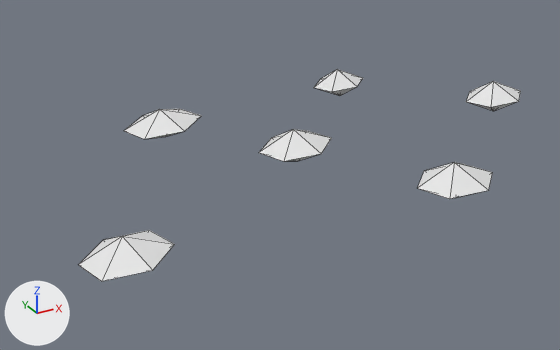
Two versions of the OBJ model assets/meshes/RafflesiaBeast/RafflesiaBeast_Wart_Petal2.obj, one commit apart.
Camera for both pictures: a 50 mm camera at (-6.48, -11.25, 5.04) aimed at (-0.34, -0.08, -0.54). The lights are fixed; the arrows at lower left show +X, +Y and +Z. The older version comes first. Mesh edges are drawn as thin lines. Where no turn or scale is listed for an object, it has been applied to the vertices. Vertices at exactly the same position are counted once.

Names of what the first picture shows: 'RafflesiaBeast_Wart_Petal2'.
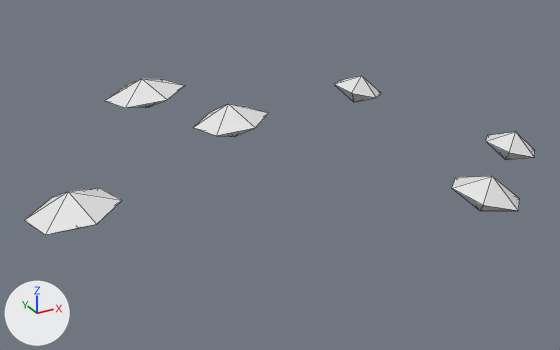
Changed parts and their boxes (x1, y1, x2, y2) in the pictures (560 x 350 px; the box of a moved part takes in the faces that stretch with it):
'RafflesiaBeast_Wart_Petal2', reshaped (15% wider, 25% shorter): before (79, 69, 521, 281); after (24, 76, 534, 235)
part 1 of me_rafflesiabeast_wart_petal2, moved or reshaped: before (79, 230, 175, 281); after (24, 188, 122, 235)
part 2 of me_rafflesiabeast_wart_petal2, moved or reshaped: before (124, 109, 201, 139); after (105, 79, 185, 108)
part 3 of me_rafflesiabeast_wart_petal2, moved or reshaped: before (259, 129, 332, 161); after (194, 104, 268, 137)
part 4 of me_rafflesiabeast_wart_petal2, deleted: before (418, 162, 493, 199)
part 5 of me_rafflesiabeast_wart_petal2, deleted: before (466, 81, 521, 111)
part 6 of me_rafflesiabeast_wart_petal2, reshaped: before (314, 69, 363, 96); after (334, 76, 534, 160)
part 7 of me_rafflesiabeast_wart_petal2, added: after (452, 176, 520, 211)

The edits, one by one:
me_rafflesiabeast_wart_petal2 is used by ob_rafflesiabeast_wart_petal2; location (0.0, 0.0, 0.0).
me_rafflesiabeast_wart_petal2 had 48 vertices, 72 faces and spanned x -4.35..4.35, y -3.7..3.7, z -0.8..0.8.
me_rafflesiabeast_wart_petal2 now has 48 vertices, 72 faces and spans x -4.91..4.91, y -3.75..3.75, z -0.89..0.89.
me_rafflesiabeast_wart_petal2 part 1: the loose piece of 8 vertices spanning x -4.35..-3.03, y -2.27..-0.91, z -0.8..-0.21 is moved by (-0.56, 0.55, 0.61).
me_rafflesiabeast_wart_petal2 part 2: the loose piece of 8 vertices spanning x -2.15..-0.64, y 2.14..3.7, z -0.62..-0.03 is moved by (-0.31, 0.04, 0.67).
me_rafflesiabeast_wart_petal2 part 3: the loose piece of 8 vertices spanning x -0.82..0.4, y -1.04..0.23, z -0.18..0.41 is moved by (-0.99, 0.48, 0.48).
me_rafflesiabeast_wart_petal2 part 4: the loose piece of 8 vertices spanning x 0.45..1.58, y -3.7..-2.53, z -0.05..0.55 is deleted.
me_rafflesiabeast_wart_petal2 part 5: the loose piece of 8 vertices spanning x 3.31..4.35, y -1.41..-0.34, z 0.21..0.8 is deleted.
Part 6, on me_rafflesiabeast_wart_petal2:
8 vertices are removed from x 1.79..2.82, y 1.6..2.68, z -0.11..0.49.
12 faces are deleted.
16 vertices are added at x 2.18..4.91, y -1.45..2.5, z -0.89..0.34.
24 new faces join them.
Part 7, on me_rafflesiabeast_wart_petal2:
8 vertices are added at x 1.08..2.19, y -3.75..-2.58, z -0.38..0.2.
12 new faces join them.
